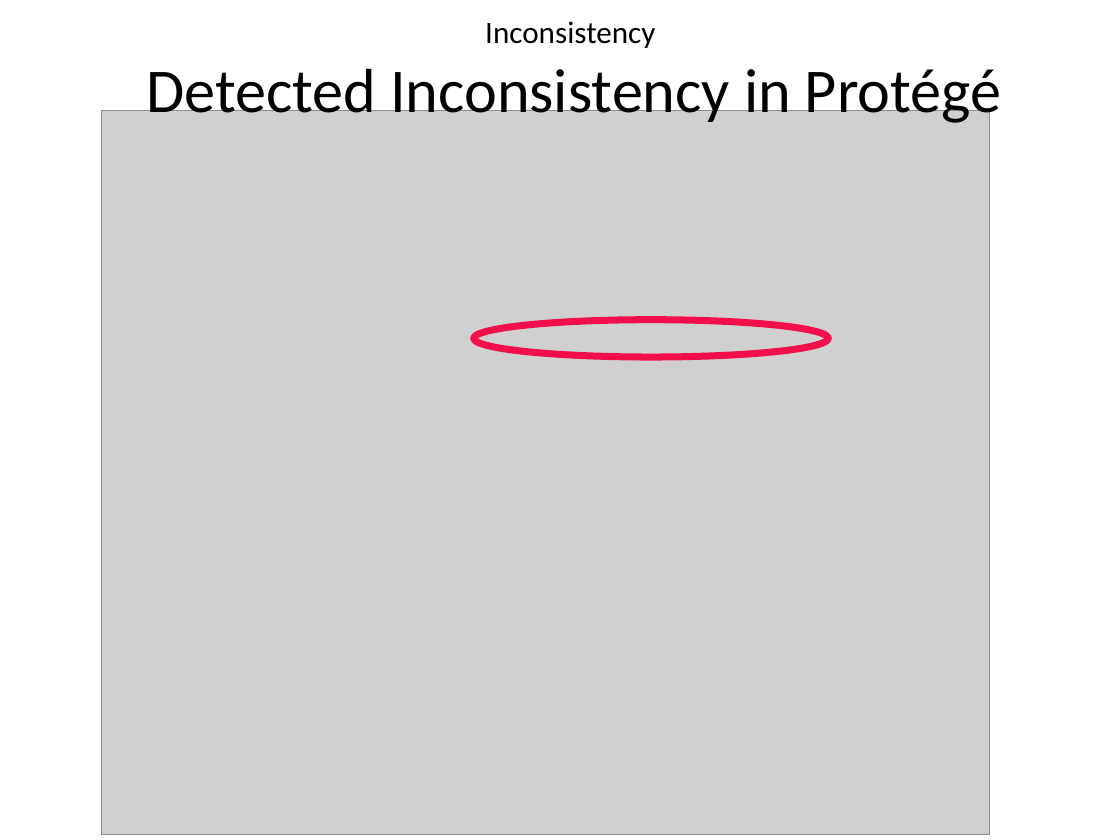
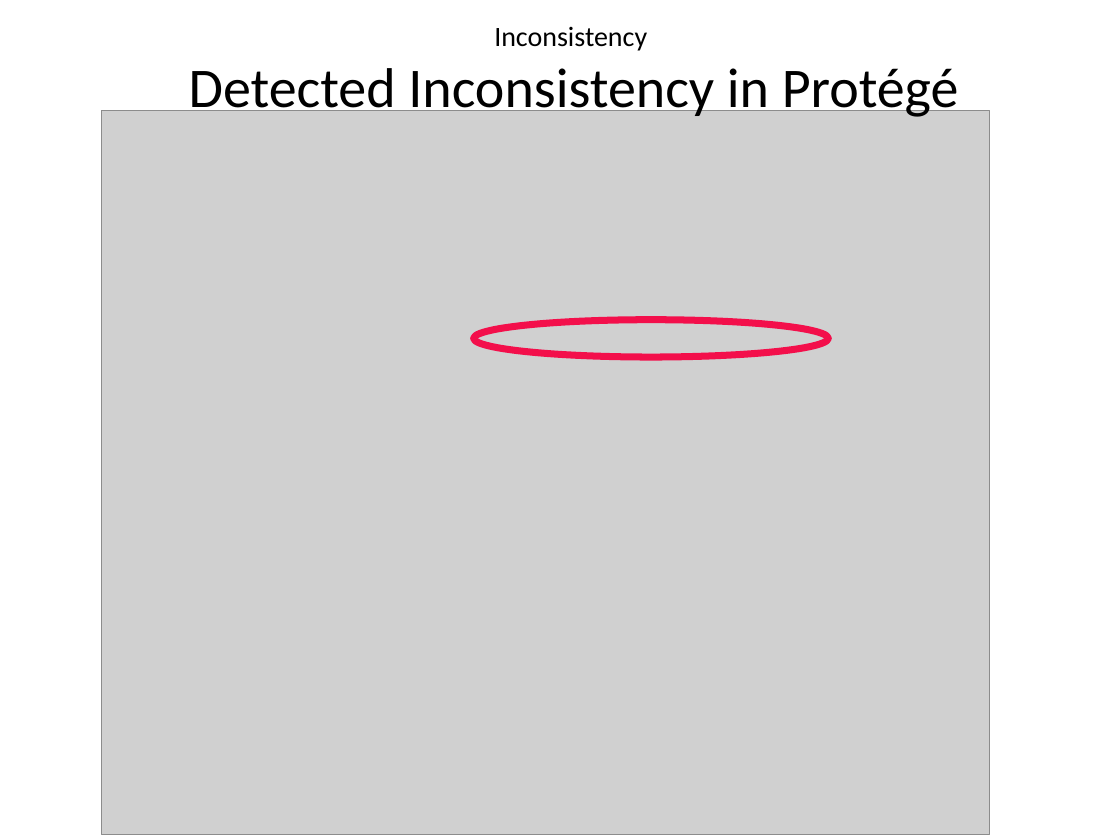
Before and after one commit to selminessrine/faculty-semweb, a slide deck: slide 40 of doc/workshop/WS2-Ontologies.pptx. Drawn at 1120x840 pixels with LibreOffice and Linux fonts; fonts in the diff are those of the drawing; grey boxes stand for pictures. Boxes give left, top, right and bottom in pixels: in the first picture for what was removed or moved away, otherwise in the second. Text is boxed around its words. In the diff, an @@ line names an element or a change of style, - is before the commit and + after.

```diff
--- a/doc/workshop/WS2-Ontologies.pptx
+++ b/doc/workshop/WS2-Ontologies.pptx
@@ title "Inconsistency Detected Inconsistency in Protégé" at (x1=189, y1=27, x2=959, y2=120): size 20 to 18 pt in "Inconsistency"; size 40 to 36 pt in "Detected Inconsistency in Protégé" @@
```
Also in this commit, not shown: 3 other slides changed, 3 other files.
